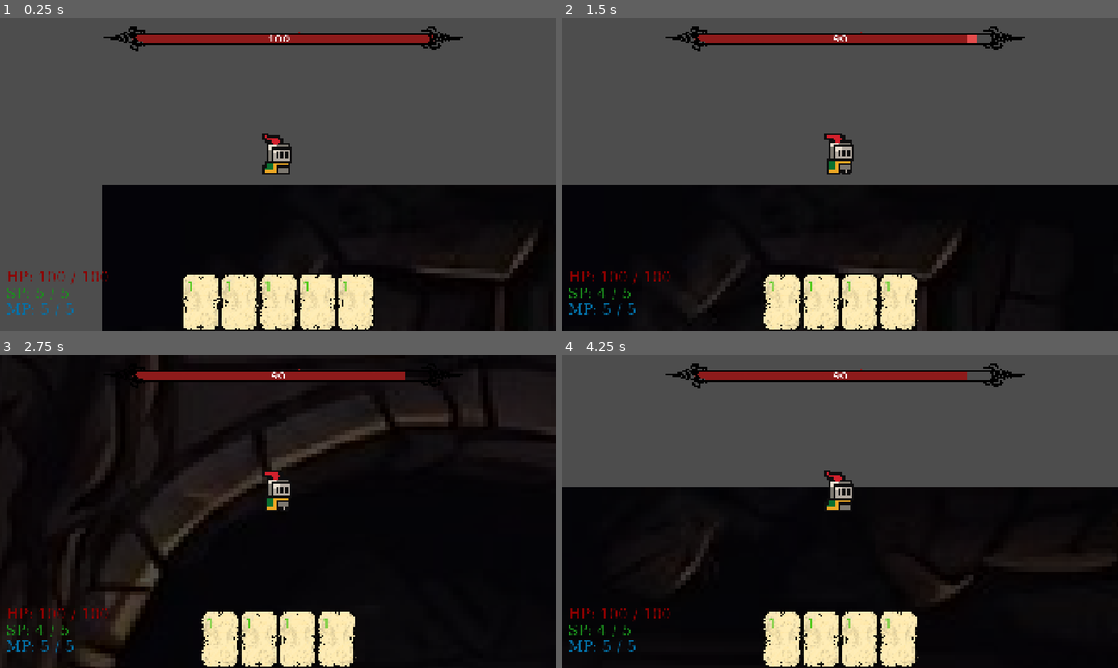
Above: before the commit, frames 1-4 (two rows, left to right).
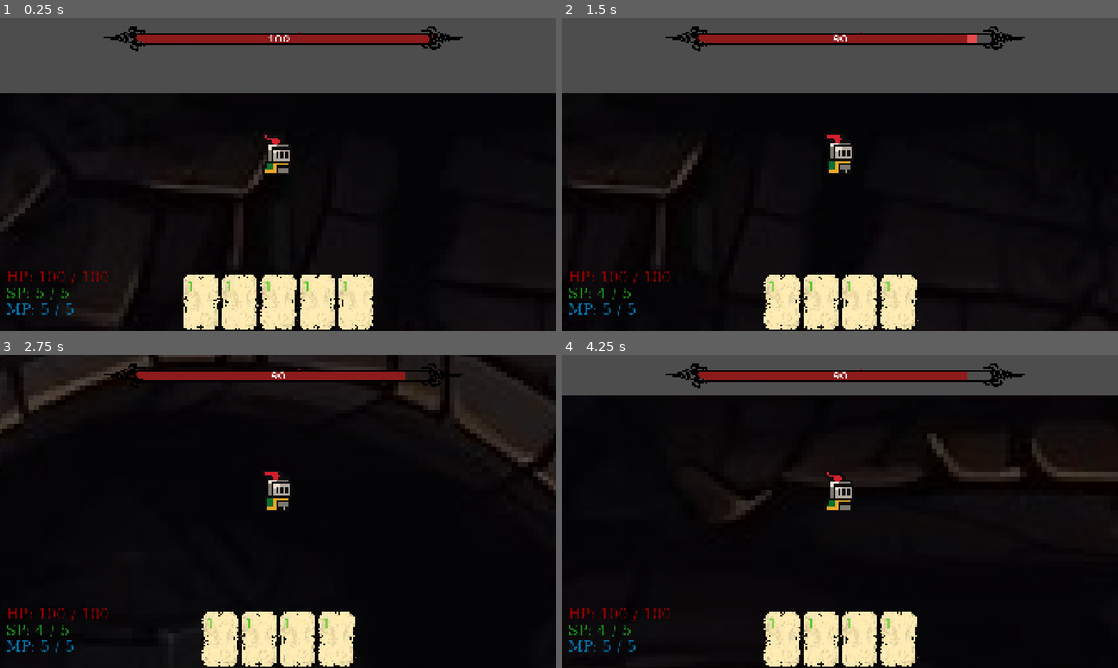
Above: after the commit, the same moments.

Repository: Leony-Liu/LW_game_development
Game: Godot game, scene res://Scene/MAIN/MAIN.tscn
Two runs of this game, one before a commit and one after it. Both use one fixed random seed, a clock stepped at 60 frames per second and the inputs below. This scene is started directly instead of the project's main scene.
Inputs (mouse positions are in pixels of both pictures, inside the frame that each line leads up to):
- Up to frame 1 (0.25 s): no input
- Up to frame 2 (1.5 s): click (762, 302) at 0.52 s; hold D (Right) from 1.28 s (still down); hold Space (block_key) from 1.28 s (still down)
- Up to frame 3 (2.75 s): release D (Right) at 2.03 s; release Space (block_key) at 2.03 s; hold S (Down) from 2.03 s (still down); tap Space (block_key) at 2.1 s
- Up to frame 4 (4.25 s): release S (Down) at 2.78 s; hold D (Right) 2.78-3.53 s; hold Space (block_key) 2.78-3.53 s; hold W (Up) from 3.53 s (still down); tap Space (block_key) at 3.6 s

The runs differ from the first frame. In frame 1, 38% of the frame differs, in the area x 0-100%, y 24-100%; in frame 2, 30%; in frame 3, 13%; in frame 4, 30%.

Commit message:
新增（战斗场景）：敌我双方状态提示

Diff:
--- a/Scene/Battle_scene/Battlescene.tscn
+++ b/Scene/Battle_scene/Battlescene.tscn
@@ -13,11 +13,12 @@
 script = ExtResource("1_ebhhr")
 
 [node name="Environment" type="Node2D" parent="."]
+position = Vector2(0, -5)
 
 [node name="Sprite2D" type="Sprite2D" parent="Environment"]
 modulate = Color(0.33, 0.33, 0.33, 1)
-position = Vector2(981.5, 540)
-scale = Vector2(2.115, 1.92115)
+position = Vector2(923, 542)
+scale = Vector2(2.24461, 2.05018)
 texture = ExtResource("2_eei88")
 
 [node name="Player" parent="." instance=ExtResource("2_noken")]
--- a/Scene/Battle_scene/Scripts/battle_game_manager.gd
+++ b/Scene/Battle_scene/Scripts/battle_game_manager.gd
@@ -1,5 +1,5 @@
 # battle_game_manager
-
+#
 # 登记当前敌人
 # 出牌许可判定
 # 双方伤害中转站
--- a/Scene/Enemy_Battle_Scene/PrivateScene/EnemyVisuals/enemy_visuals.tscn
+++ b/Scene/Enemy_Battle_Scene/PrivateScene/EnemyVisuals/enemy_visuals.tscn
@@ -958,7 +958,6 @@
 [node name="arm-up-r" type="Bone2D" parent="Character/Body/Chest"]
 position = Vector2(123, 21)
 rotation = -0.0344437
-scale = Vector2(1, 1)
 rest = Transform2D(1, 0, 0, 1, 123, 21)
 
 [node name="arm-low-r" type="Bone2D" parent="Character/Body/Chest/arm-up-r"]
@@ -977,13 +976,11 @@
 [node name="Leg-up-l" type="Bone2D" parent="Character/Body"]
 position = Vector2(-51, 26)
 rotation = 0.245921
-scale = Vector2(1, 1)
 rest = Transform2D(1, 0, 0, 1, -51, 26)
 
 [node name="leg-low-l" type="Bone2D" parent="Character/Body/Leg-up-l"]
 position = Vector2(4, 125)
 rotation = -0.062873
-scale = Vector2(1, 1)
 rest = Transform2D(1, 0, 0, 1, 4, 125)
 
 [node name="feet-l" type="Bone2D" parent="Character/Body/Leg-up-l/leg-low-l"]
@@ -993,7 +990,6 @@
 
 [node name="leg-up-r" type="Bone2D" parent="Character/Body"]
 position = Vector2(84, 28)
-scale = Vector2(1, 1)
 rest = Transform2D(1, 0, 0, 1, 84, 28)
 
 [node name="leg-low-r" type="Bone2D" parent="Character/Body/leg-up-r"]
--- a/Scene/Enemy_Battle_Scene/Scripts/enemy_attack.gd
+++ b/Scene/Enemy_Battle_Scene/Scripts/enemy_attack.gd
@@ -9,6 +9,7 @@
 
 
 func enter(msg: Dictionary = {}) -> void:
+	print("敌人进入状态：Attack")
 	# 开启异步协程，按顺序执行四个阶段
 	_execute_attack()
 
--- a/Scene/Enemy_Battle_Scene/Scripts/enemy_idle.gd
+++ b/Scene/Enemy_Battle_Scene/Scripts/enemy_idle.gd
@@ -9,6 +9,7 @@
 
 
 func enter(msg: Dictionary = {}) -> void:
+	print("敌人进入状态：Idle")
 	wait_timer = 0.0
 
 	# TODO 暂定行动间隔生成
--- a/Scene/Player_Battle_Scene/Scripts/player_attack.gd
+++ b/Scene/Player_Battle_Scene/Scripts/player_attack.gd
@@ -12,6 +12,7 @@
 # ==========================================
 # 1. 接收后攻击流程启动
 func enter(msg: Dictionary = {}) -> void:
+	print("玩家进入状态：Attack")
 	# 接收卡牌数据
 	if msg.has("card"):
 		card_data = msg["card"]
--- a/Scene/Player_Battle_Scene/Scripts/player_idle.gd
+++ b/Scene/Player_Battle_Scene/Scripts/player_idle.gd
@@ -7,7 +7,7 @@
 
 # 进入本状态后立刻执行
 func enter(msg:Dictionary = {}) -> void:
-	print("玩家：回到待机状态")
+	print("玩家进入状态：Idle")
 	# host.get_node("Visuals/AnimationPlayer").play("player_idle")
 
 # ==========================================
--- a/Scene/Player_Battle_Scene/Scripts/player_parry.gd
+++ b/Scene/Player_Battle_Scene/Scripts/player_parry.gd
@@ -10,6 +10,7 @@
 
 # 进入后设置格挡阶段为开始
 func enter(msg: Dictionary = {}) -> void:
+	print("玩家进入状态：Parry")
 	current_parry_quality = "startup"
 
 	# host.get_node("Visuals/AnimationPlayer").play("player_parry_action")
